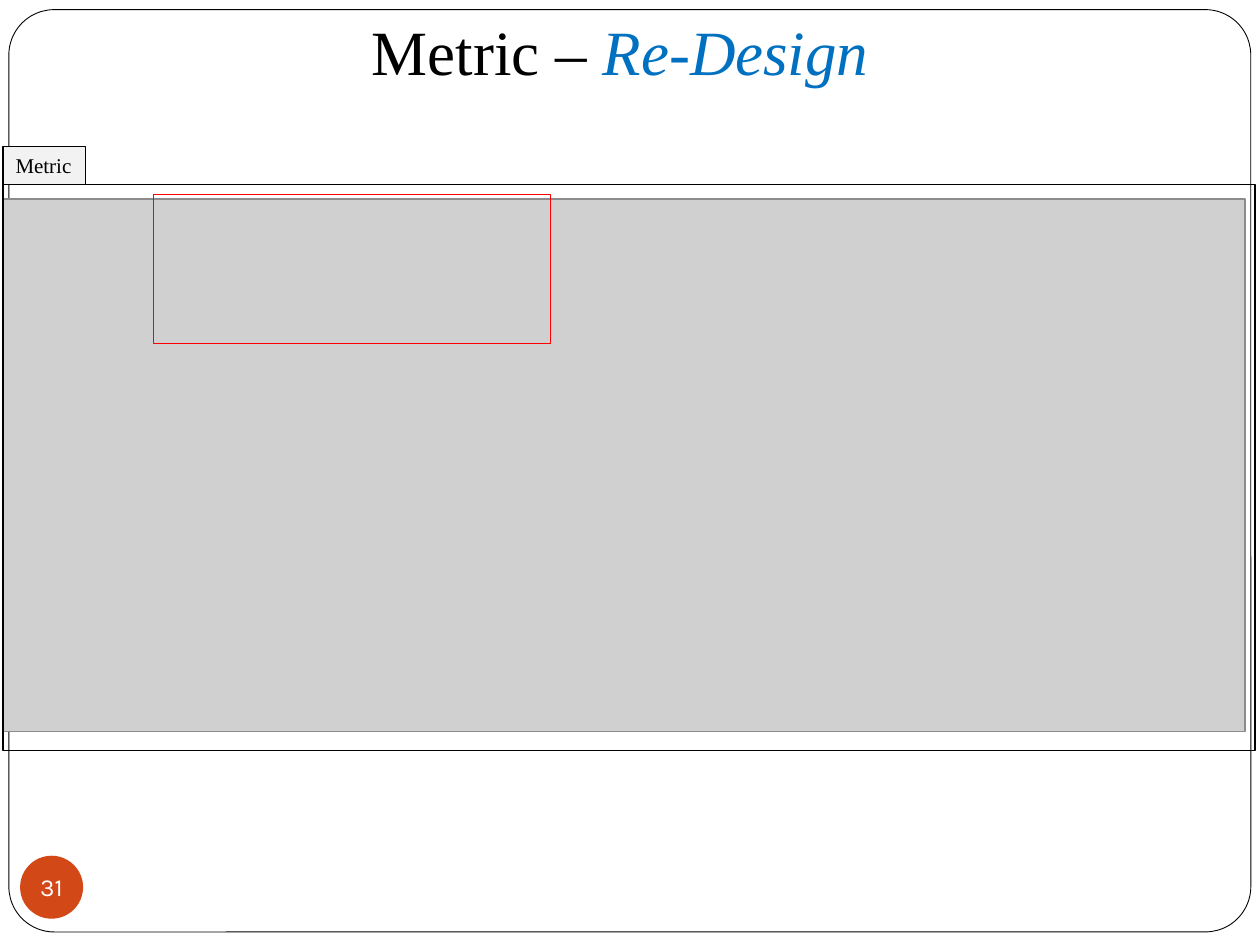
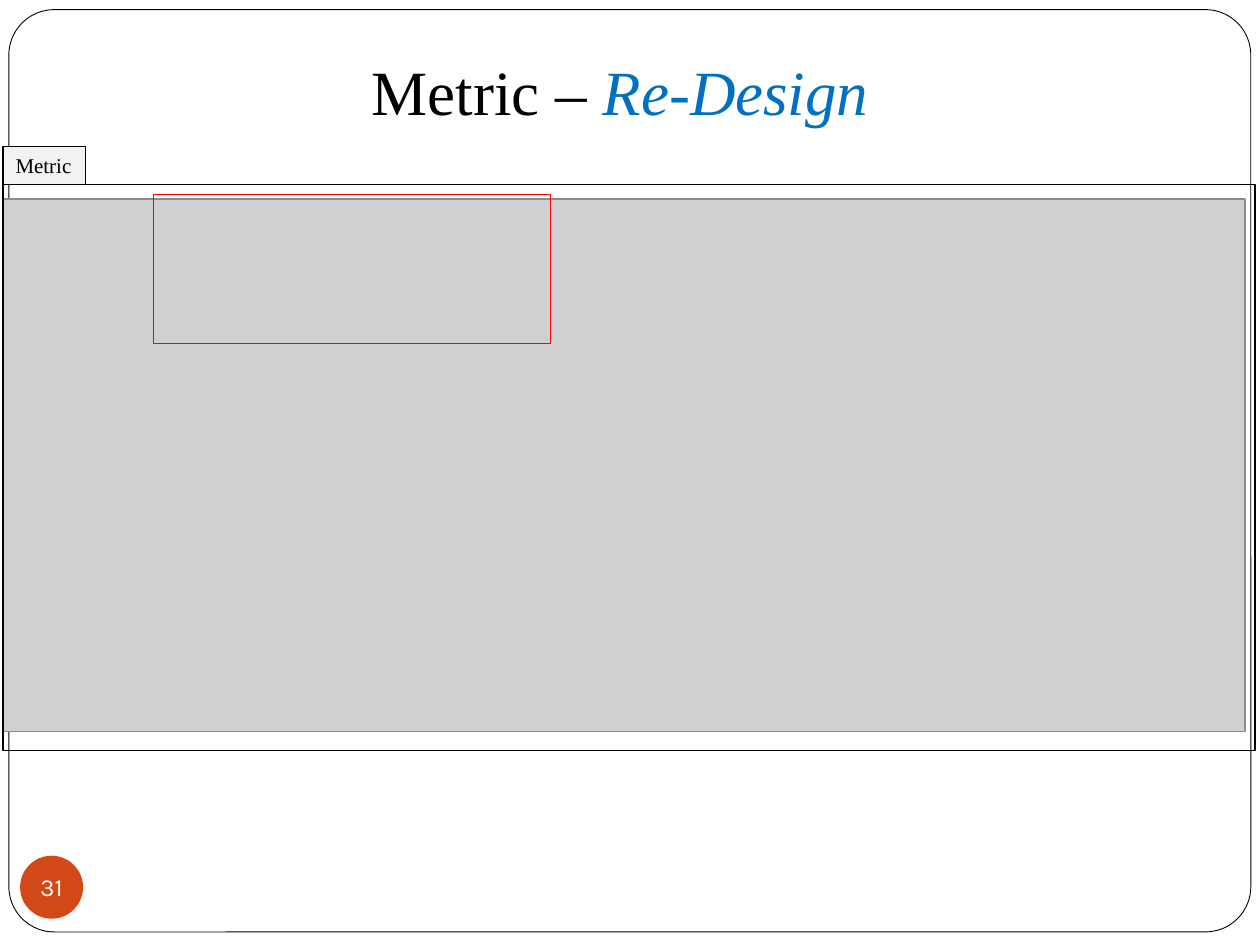
Before and after one commit to 2014-sed-team3/term-project, a slide deck: slide 31 of project/report/report.pptx. Drawn at 1260x945 pixels with LibreOffice and Linux fonts; fonts in the diff are those of the drawing; grey boxes stand for pictures. Boxes give left, top, right and bottom in pixels: in the first picture for what was removed or moved away, otherwise in the second. Text is boxed around its words. In the diff, an @@ line names an element or a change of style, - is before the commit and + after.

```diff
--- a/project/report/report.pptx
+++ b/project/report/report.pptx
@@ text "Metric – Re-Design": place and size @@
-text "Metric – Re-Design" at bbox=[372, 33, 869, 87]
+text "Metric – Re-Design" at bbox=[372, 73, 869, 127]
```
Also in this commit, not shown: 8 other slides changed, 4 slides added.
